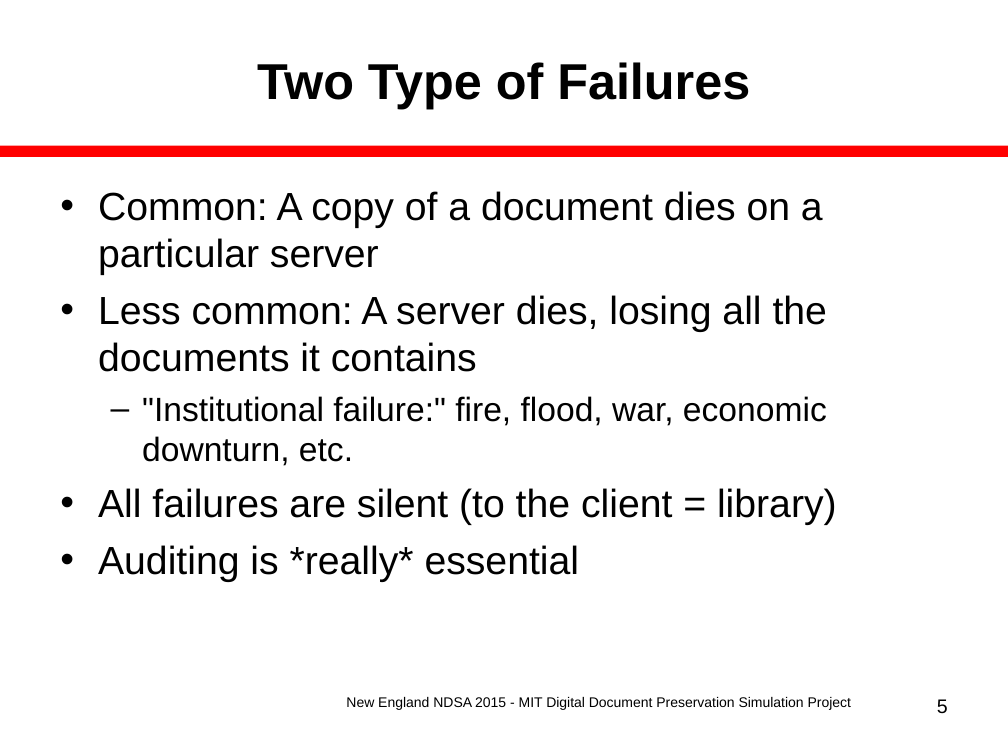
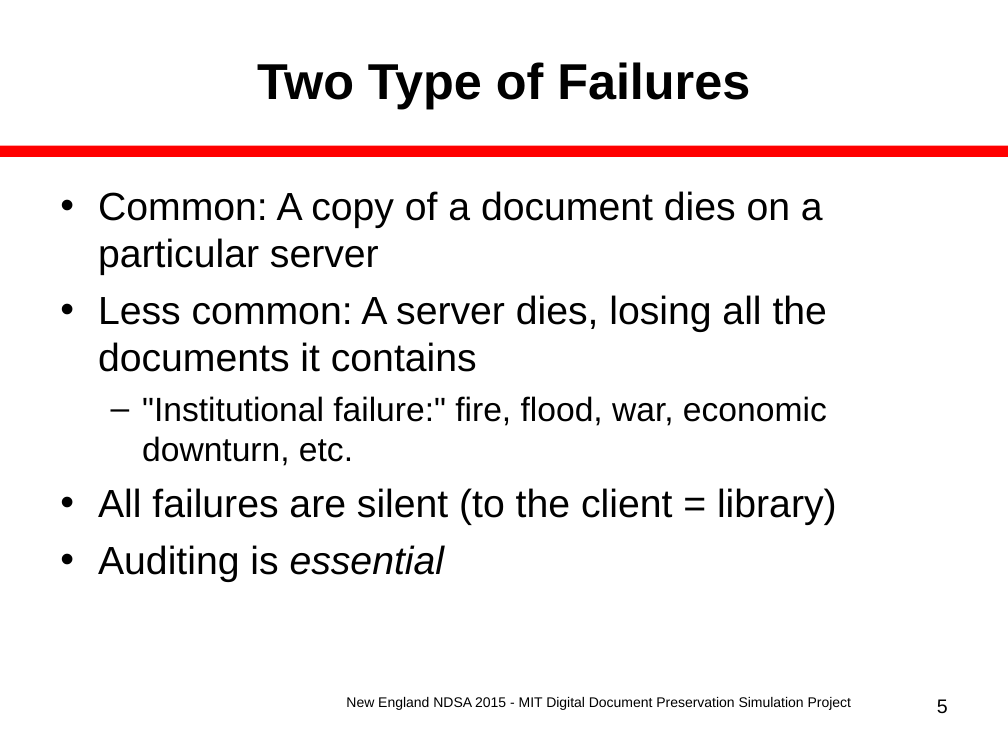
Before and after one commit to MIT-Informatics/PreservationSimulation, a slide deck: slide 5 of shelf/docs/Slides_NewEnglandNDSA.ppt. Drawn at 1008x756 pixels with LibreOffice and Linux fonts; fonts in the diff are those of the drawing. Boxes give left, top, right and bottom in pixels: in the first picture for what was removed or moved away, otherwise in the second. Text is boxed around its words. In the diff, an @@ line names an element or a change of style, - is before the commit and + after.

```diff
--- a/shelf/docs/Slides_NewEnglandNDSA.ppt
+++ b/shelf/docs/Slides_NewEnglandNDSA.ppt
@@ text at [98, 545, 445, 582]: text changed @@
-• Auditing is *really* essential
+• Auditing is essential
```
Also in this commit, not shown: 8 other slides changed, 1 slide removed, 1 other file.
